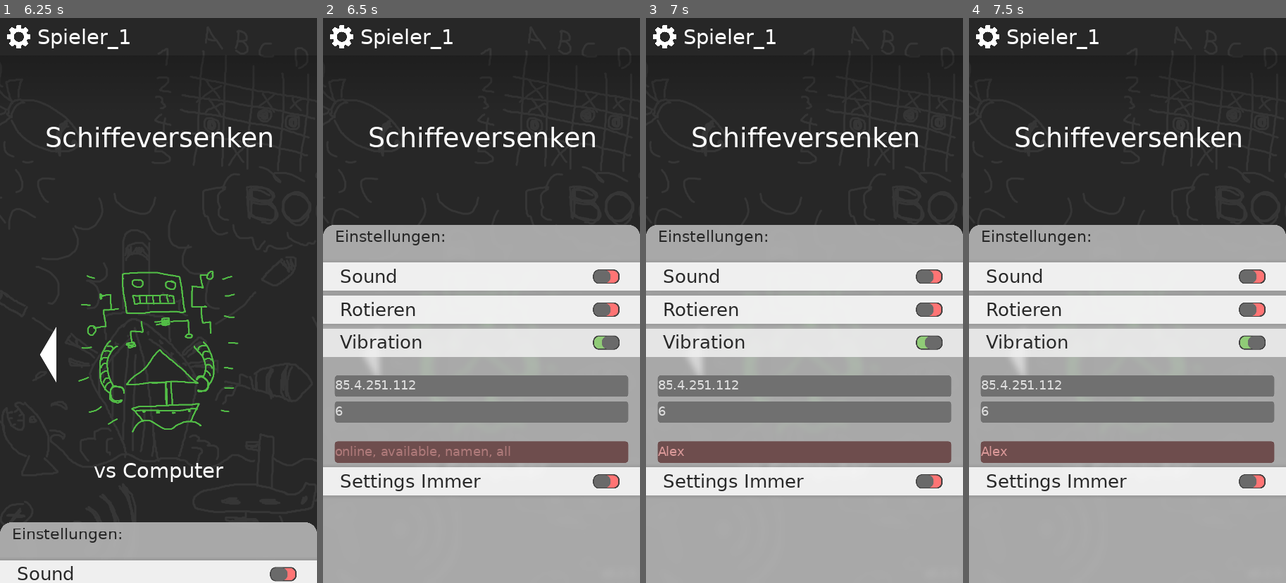
Above: before the commit, frames 1-4 (left to right).
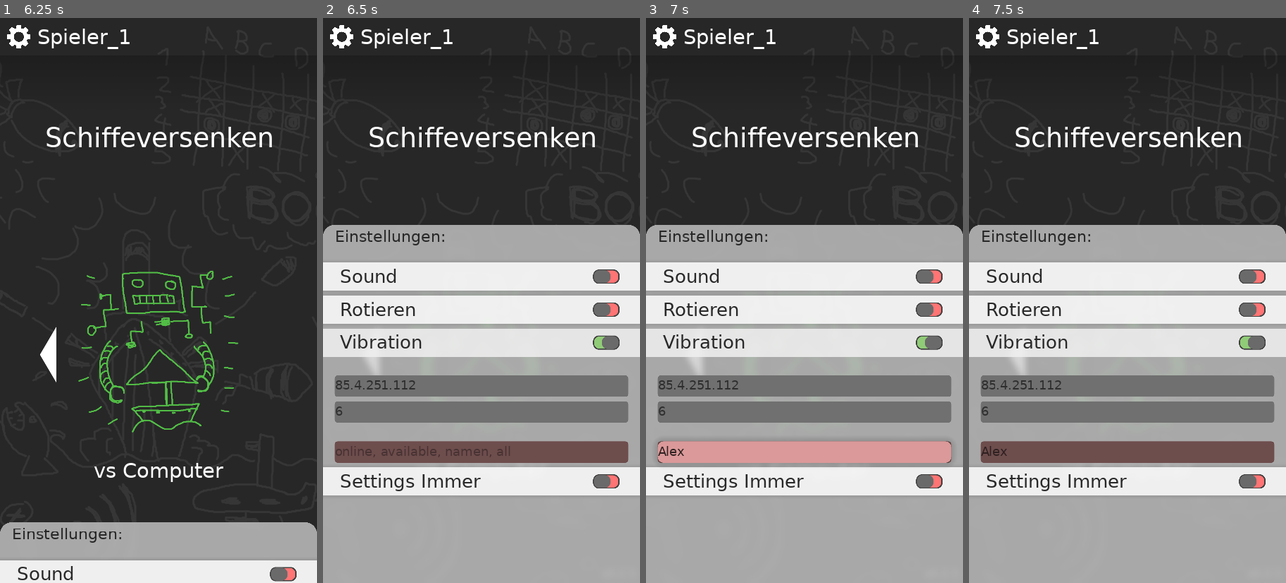
Above: after the commit, the same moments.

Repository: Asf-i/Schiffeversenken
Game: Godot game, scene res://Szenen/Start.tscn
Two runs of this game, one before a commit and one after it. Both use one fixed random seed, a clock stepped at 60 frames per second and the inputs below. The engine's default icon, where the game draws it, is replaced by a stand-in: a white triangle on a blue panel in a dark square.
Inputs (mouse positions are in pixels of both pictures, inside the frame that each line leads up to):
- Up to frame 1 (6.25 s): click (272, 357) at 0.5 s; click (158, 351) at 1.25 s; click "Spieler_1" at 2 s; click (19, 34) at 2.75 s; tap Enter (ui_accept) at 3.5, 3.77, 4.25, 5, 5.75 s; move the mouse to (228, 272) at 3.52 s; hold Up (ui_up) 3.53-4.25 s; click (228, 272) at 3.67 s; drag from (95, 328) to (142, 413) at 4.27 s; move the mouse to (190, 176) at 5.02 s; hold Up (ui_up) 5.03-5.75 s; drag from (142, 413) to (63, 215) at 5.77 s
- Up to frame 2 (6.5 s): no input
- Up to frame 3 (7 s): click (804, 453) at 6.52 s; type "Alex" at 6.6 s
- Up to frame 4 (7.5 s): click (1127, 323) at 7.25 s

Frame 1 is identical in both runs. In frame 2, 0.5% of the frame differs, in the area x 4-60%, y 64-78%; in frame 3, 3.7%, in the area x 3-97%, y 64-79%; in frame 4, 0.2%.
Error in both runs: Invalid get index 'im_feld' (on base: 'null instance'). (res://Skripte/Autoload.gd:35)

Commit message:
Die Liste mit Status-Icons angepasst

Diff:
--- a/Skripte/HauptOnline.gd
+++ b/Skripte/HauptOnline.gd
@@ -18,6 +18,7 @@
 var spieler2_versenkte = {"1" : 2, "2" : 2, "3" : 3, "4" : 3, "5" : 4, "6" : 5}
 
 func _ready():
+	Server.ingame = true
 	randomize()
 #	Autoload.dictionaries_vorbereiten()
 	$Felder.felder_platzieren()
@@ -299,8 +300,9 @@
 	$"/root/Start/OnlineListe/MomentNode".visible = false
 	$"/root/Start/OnlineListe".angefragter_id = null
 #	Server.available = true
-	Server.rpc_id(1, "spieler_available_update", false, get_tree().get_network_unique_id()) #Available war vor randomGegner auf true
+	Server.rpc_id(1, "spieler_available_update", false, false, get_tree().get_network_unique_id()) #Available war vor randomGegner auf true
 	$TransitionBlackness.black()
+	Server.ingame = false
 
 func _on_NochDaTimer_timeout():
 	$NochDaCheckTimer.stop()
--- a/Skripte/Singleton/Server.gd
+++ b/Skripte/Singleton/Server.gd
@@ -9,6 +9,7 @@
 var port = 9998
 var onlinelistnode
 var available : bool = false #War vor dem Random Gegner finden true
+var ingame : bool = false
 var spielpartner_id : int = 1000 #Zahl random gewählt
 var spielpartner_name : String
 
@@ -39,30 +40,32 @@
 remote func client_was_gesendet(sendezeugs):
 	print(sendezeugs)
 
-remote func spielerbuttons_updaten(momentane_spieler, spieler_namen):
+remote func spielerbuttons_updaten(momentane_spieler, spieler_namen, spieler_ingame):
 	print("SPIELERBUTONS UPDATEN")
-	if available:
-		for n in get_parent().get_node("Start/OnlineListe/ScrollContainer/VBoxContainer").get_children():
-			onlinelistnode.get_node("ScrollContainer/VBoxContainer").remove_child(n)
-			n.queue_free()
-
-		if momentane_spieler.size() < 2:
-			onlinelistnode.get_node("NiemandHierLabel").set_text("Suche...")
-		else:
-			onlinelistnode.get_node("NiemandHierLabel").set_text("")
-			for i in momentane_spieler.size():
-				var button = BUTTON.instance()
-				button.get_node("Label").text = str(spieler_namen[momentane_spieler[i]])
-				button.name = str(momentane_spieler[i])
-				onlinelistnode.get_node("ScrollContainer/VBoxContainer").add_child(button)
-				button.get_node("Knopf").connect("pressed", button.get_parent().get_parent().get_parent(), "button_pressed", [button.name])
-			onlinelistnode.get_node("ScrollContainer/VBoxContainer/" + str(get_tree().get_network_unique_id())).queue_free()
+	for n in get_parent().get_node("Start/OnlineListe/ScrollContainer/VBoxContainer").get_children():
+		onlinelistnode.get_node("ScrollContainer/VBoxContainer").remove_child(n)
+		n.queue_free()
+
+	if momentane_spieler.size() < 2:
+		onlinelistnode.get_node("NiemandHierLabel").set_text("Niemand hier...")
+	else:
+		onlinelistnode.get_node("NiemandHierLabel").set_text("")
+		for i in momentane_spieler.size():
+			var button = BUTTON.instance()
+			button.get_node("Label").text = str(spieler_namen[momentane_spieler[i]])
+			button.name = str(momentane_spieler[i])
+			onlinelistnode.get_node("ScrollContainer/VBoxContainer").add_child(button)
+			button.get_node("Knopf").connect("pressed", button.get_parent().get_parent().get_parent(), "button_pressed", [button.name])
+			if momentane_spieler[i] in spieler_ingame:
+				button.get_node("Ingame").visible = true
+				button.get_node("Online").visible = false
+		onlinelistnode.get_node("ScrollContainer/VBoxContainer/" + str(get_tree().get_network_unique_id())).queue_free()
 
 remote func anfrage(anfrager_id, anfrager_name = "spieler", anfrage : bool = true):
 	if anfrage:
 		#Anfrage erhalten
 		available = false
-		rpc_id(1, "spieler_available_update", false, get_tree().get_network_unique_id())
+		rpc_id(1, "spieler_available_update", false, false, get_tree().get_network_unique_id())
 		onlinelistnode.anfrager_id = anfrager_id
 		onlinelistnode.anfrager_name = anfrager_name
 #		onlinelistnode.anfrager_name = anfrager_name
@@ -106,7 +109,8 @@
 
 remote func random_verbinden(anderer_id : int, anderer_name : String, spieler2 : bool):
 	available = false
-	rpc_id(1, "spieler_available_update", false, get_tree().get_network_unique_id(), false)
+	onlinelistnode.get_node("SucheLabel").set_text("")
+	rpc_id(1, "spieler_available_update", false, true, get_tree().get_network_unique_id(), true)
 	spielpartner_id = anderer_id
 	spielpartner_name = anderer_name
 	onlinelistnode.get_node("NochDaTimer").stop()
@@ -247,4 +251,4 @@
 		$"/root/Welt/IngameMomentNode".visible = false
 
 remote func server_da_check():
-	rpc_id(1, "spieler_da_check", get_tree().get_network_unique_id(), available, Autoload.savegame_data.sp1name)
+	rpc_id(1, "spieler_da_check", get_tree().get_network_unique_id(), available, Autoload.savegame_data.sp1name, ingame)
--- a/Skripte/TransitionBlackness.gd
+++ b/Skripte/TransitionBlackness.gd
@@ -22,8 +22,6 @@
 	if start:
 		visible = false
 		emit_signal("start_done")
-		print("start_done")
 		start = false
 	else:
 		emit_signal("end_done", sp2_dran)
-		print("end_done")
--- a/Szenen/OnlineZeugs/OnlineListe.gd
+++ b/Szenen/OnlineZeugs/OnlineListe.gd
@@ -9,7 +9,7 @@
 func button_pressed(button_name):
 	angefragter_id = int(button_name)
 	Server.available = false
-	Server.rpc_id(1, "spieler_available_update", false, get_tree().get_network_unique_id())
+	Server.rpc_id(1, "spieler_available_update", false, false, get_tree().get_network_unique_id())
 	Server.rpc_id(int(button_name), "anfrage", get_tree().get_network_unique_id(), Autoload.savegame_data.sp1name)
 	$MomentNode.visible = true
 	$MomentNode/ColorRect/AnimationPlayer.play("InsBild")
@@ -37,9 +37,9 @@
 	$anfragNode.visible = false
 
 	if mit_update:
-		Server.rpc_id(1, "spieler_available_update", true, anfrager_id, false)
+		Server.rpc_id(1, "spieler_available_update", true, false, anfrager_id, false)
 		Server.available = true
-		Server.rpc_id(1, "spieler_available_update", true, get_tree().get_network_unique_id())
+		Server.rpc_id(1, "spieler_available_update", true, false, get_tree().get_network_unique_id())
 		anfrager_id = null
 
 func _on_Abbrechen_pressed():
@@ -49,9 +49,9 @@
 	yield($MomentNode/ColorRect/Tween, "tween_completed")
 	$MomentNode.visible = false
 
-	Server.rpc_id(1, "spieler_available_update", true, angefragter_id, false)
+	Server.rpc_id(1, "spieler_available_update", true, false, angefragter_id, false)
 	Server.available = true
-	Server.rpc_id(1, "spieler_available_update", true, get_tree().get_network_unique_id())
+	Server.rpc_id(1, "spieler_available_update", true, false, get_tree().get_network_unique_id())
 	angefragter_id = null
 
 func _on_Button_pressed():
@@ -90,5 +90,9 @@
 	_on_deny_pressed(false)
 
 func _on_Zufall_pressed():
-	Server.rpc_id(1, "spieler_available_update", true, get_tree().get_network_unique_id(), false)
+	Server.rpc_id(1, "spieler_available_update", true, false, get_tree().get_network_unique_id(), false)
+	$SucheLabel.set_text("Suche...")
 	Server.available = true
+
+func _on_Suche_pressed():
+	pass
--- a/Szenen/OnlineZeugs/OnlineListe.tscn
+++ b/Szenen/OnlineZeugs/OnlineListe.tscn
@@ -317,6 +317,20 @@
 "_edit_use_anchors_": false
 }
 
+[node name="Label2" type="Label" parent="."]
+anchor_left = 0.5
+anchor_right = 0.5
+margin_left = -282.0
+margin_top = 771.0
+margin_right = 193.0
+margin_bottom = 822.0
+custom_colors/font_color = Color( 0.403922, 0.403922, 0.403922, 1 )
+custom_fonts/font = SubResource( 12 )
+text = "Spieler Online:"
+__meta__ = {
+"_edit_use_anchors_": false
+}
+
 [node name="NiemandHierLabel" type="Label" parent="."]
 anchor_left = 0.5
 anchor_top = 0.5
@@ -334,11 +348,28 @@
 "_edit_use_anchors_": false
 }
 
+[node name="SucheLabel" type="Label" parent="."]
+anchor_left = 0.5
+anchor_top = 0.5
+anchor_right = 0.5
+anchor_bottom = 0.5
+margin_left = -342.5
+margin_top = -472.0
+margin_right = 342.5
+margin_bottom = -390.0
+custom_colors/font_color = Color( 0.156863, 0.156863, 0.156863, 1 )
+custom_styles/normal = SubResource( 2 )
+align = 1
+valign = 1
+__meta__ = {
+"_edit_use_anchors_": false
+}
+
 [node name="ScrollContainer" type="ScrollContainer" parent="."]
 anchor_right = 1.0
 anchor_bottom = 1.0
 margin_left = 257.0
-margin_top = 421.0
+margin_top = 830.0
 margin_right = -257.0
 margin_bottom = -133.0
 theme = ExtResource( 6 )
@@ -589,6 +620,27 @@
 margin_bottom = 398.0
 theme = ExtResource( 10 )
 text = "Zufall"
+__meta__ = {
+"_edit_use_anchors_": false
+}
+
+[node name="SuchEdit" type="LineEdit" parent="."]
+margin_left = 257.0
+margin_top = 467.0
+margin_right = 823.0
+margin_bottom = 534.0
+placeholder_text = "Suche nach ..."
+__meta__ = {
+"_edit_use_anchors_": false
+}
+
+[node name="Suche" type="Button" parent="."]
+margin_left = 292.0
+margin_top = 579.0
+margin_right = 570.0
+margin_bottom = 640.0
+theme = ExtResource( 10 )
+text = "Suche"
 __meta__ = {
 "_edit_use_anchors_": false
 }
@@ -605,3 +657,4 @@
 [connection signal="timeout" from="NochDaSchlussTimer" to="." method="_on_NochDaSchlussTimer_timeout"]
 [connection signal="timeout" from="NochDaCheckTimer" to="." method="_on_NochDaCheckTimer_timeout"]
 [connection signal="pressed" from="Zufall" to="." method="_on_Zufall_pressed"]
+[connection signal="pressed" from="Suche" to="." method="_on_Suche_pressed"]
--- a/Szenen/OnlineZeugs/SpielerButton.tscn
+++ b/Szenen/OnlineZeugs/SpielerButton.tscn
@@ -1,6 +1,8 @@
-[gd_scene load_steps=8 format=2]
+[gd_scene load_steps=10 format=2]
 
+[ext_resource path="res://Happy.png" type="Texture" id=1]
 [ext_resource path="res://UI/Theme.tres" type="Theme" id=2]
+[ext_resource path="res://icon.png" type="Texture" id=3]
 [ext_resource path="res://Fonts/DejaVuSans/DejaVuSans.ttf" type="DynamicFontData" id=4]
 
 [sub_resource type="DynamicFont" id=1]
@@ -60,7 +62,7 @@
 }
 
 [node name="Label" type="Label" parent="."]
-margin_right = 566.0
+margin_right = 476.0
 margin_bottom = 82.0
 custom_colors/font_color = Color( 0.156863, 0.156863, 0.156863, 1 )
 custom_fonts/font = SubResource( 1 )
@@ -86,3 +88,14 @@
 __meta__ = {
 "_edit_use_anchors_": false
 }
+
+[node name="Online" type="Sprite" parent="."]
+position = Vector2( 526.5, 41.5 )
+scale = Vector2( 1.01563, 1.01563 )
+texture = ExtResource( 3 )
+
+[node name="Ingame" type="Sprite" parent="."]
+visible = false
+position = Vector2( 526.5, 41.5 )
+scale = Vector2( 0.0340849, 0.0340849 )
+texture = ExtResource( 1 )
--- a/UI/Theme.tres
+++ b/UI/Theme.tres
@@ -34,7 +34,14 @@
 size = 48
 font_data = ExtResource( 1 )
 
-[sub_resource type="StyleBoxEmpty" id=9]
+[sub_resource type="StyleBoxFlat" id=15]
+bg_color = Color( 0.972549, 0.972549, 0.972549, 0.839216 )
+corner_radius_top_left = 20
+corner_radius_top_right = 20
+corner_radius_bottom_right = 20
+corner_radius_bottom_left = 20
+shadow_color = Color( 0, 0, 0, 0.145098 )
+shadow_size = 22
 
 [sub_resource type="StyleBoxEmpty" id=10]
 
@@ -58,8 +65,10 @@
 Button/styles/normal = SubResource( 6 )
 Button/styles/pressed = SubResource( 5 )
 Label/fonts/font = SubResource( 7 )
+LineEdit/colors/font_color = Color( 0.184314, 0.184314, 0.184314, 1 )
 LineEdit/fonts/font = SubResource( 8 )
-LineEdit/styles/focus = SubResource( 9 )
+LineEdit/styles/focus = SubResource( 15 )
+LineEdit/styles/normal = SubResource( 15 )
 VScrollBar/styles/grabber = SubResource( 10 )
 VScrollBar/styles/grabber_highlight = SubResource( 11 )
 VScrollBar/styles/grabber_pressed = SubResource( 12 )
